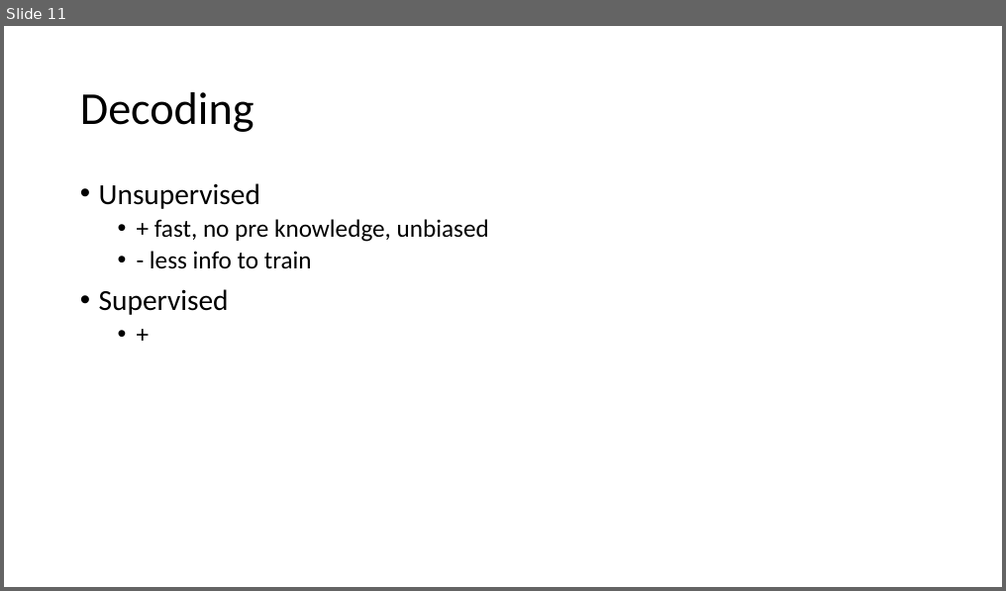
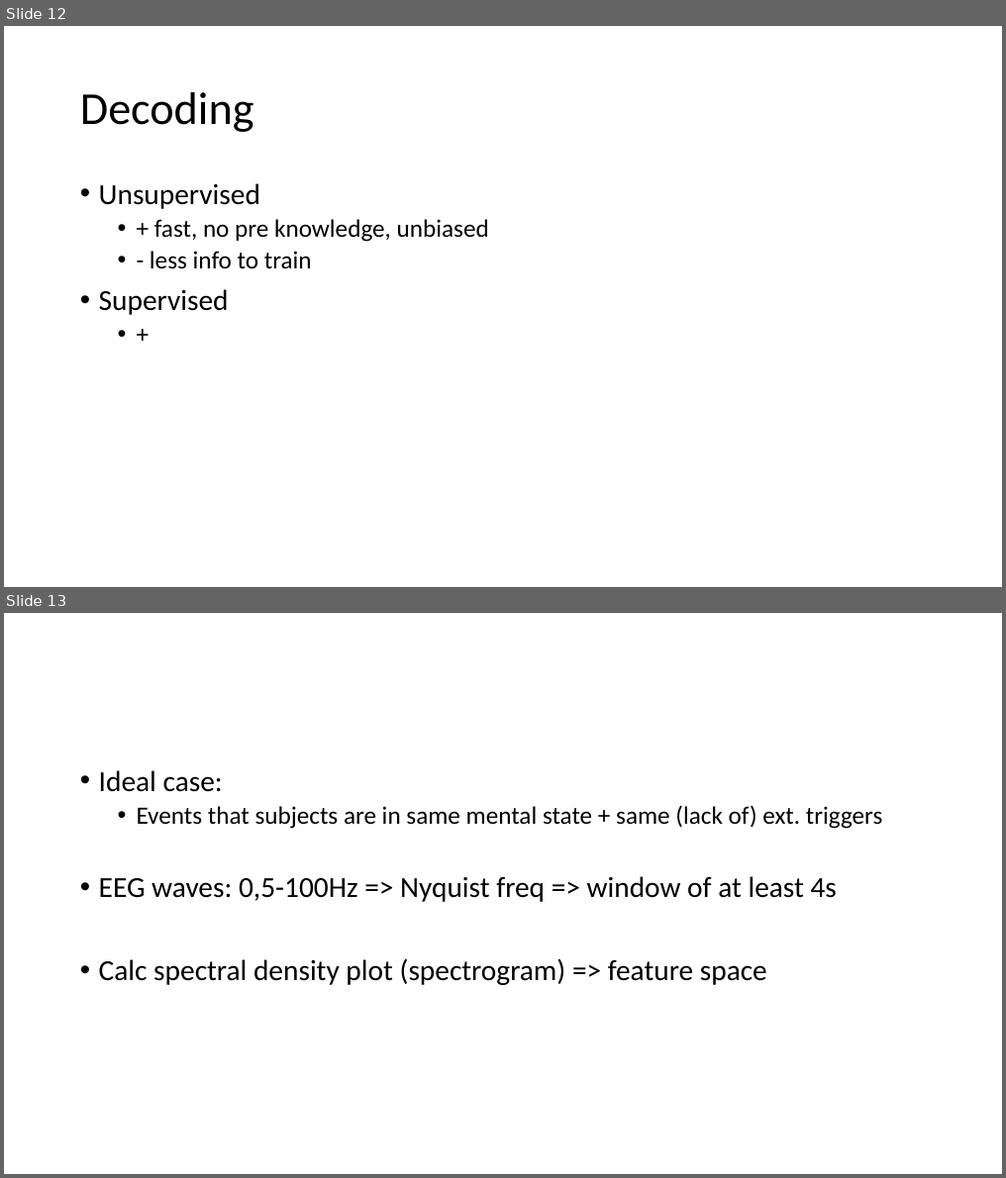
Before and after one commit to JeroenBuil/deegtal_coding_task, a slide deck: reports/dEEGtal interview presentation - Jeroen Buil.pptx. Shown one above the other, each under a label of ours: slide 11 before the commit, slides 12 and 13 after it. The pictures are 1006x591 and 1006x1178 pixels, drawn with LibreOffice and Linux fonts; fonts in the diff are those of the drawing. Boxes give left, top, right and bottom in pixels: in the first picture for what was removed or moved away, otherwise in the second. Text is boxed around its words. In the diff, an @@ line names an element or a change of style, - is before the commit and + after.

```diff
--- a/reports/dEEGtal interview presentation - Jeroen Buil.pptx
+++ b/reports/dEEGtal interview presentation - Jeroen Buil.pptx
@@ slide 13 added at (x1=4, y1=613, x2=1002, y2=1174), background #FFFFFF @@
@@ text added at (x1=99, y1=770, x2=882, y2=985), 28 pt, text #000000 @@
+• Ideal case:
+  • Events that subjects are in same mental state + same (lack of) ext. triggers
+• EEG waves: 0,5-100Hz => Nyquist freq => window of at least 4s
+• Calc spectral density plot (spectrogram) => feature space
@@ what was slide 11 is now slide 12 @@
```
Also in this commit, not shown: 1 other slide added, 1 other file.
